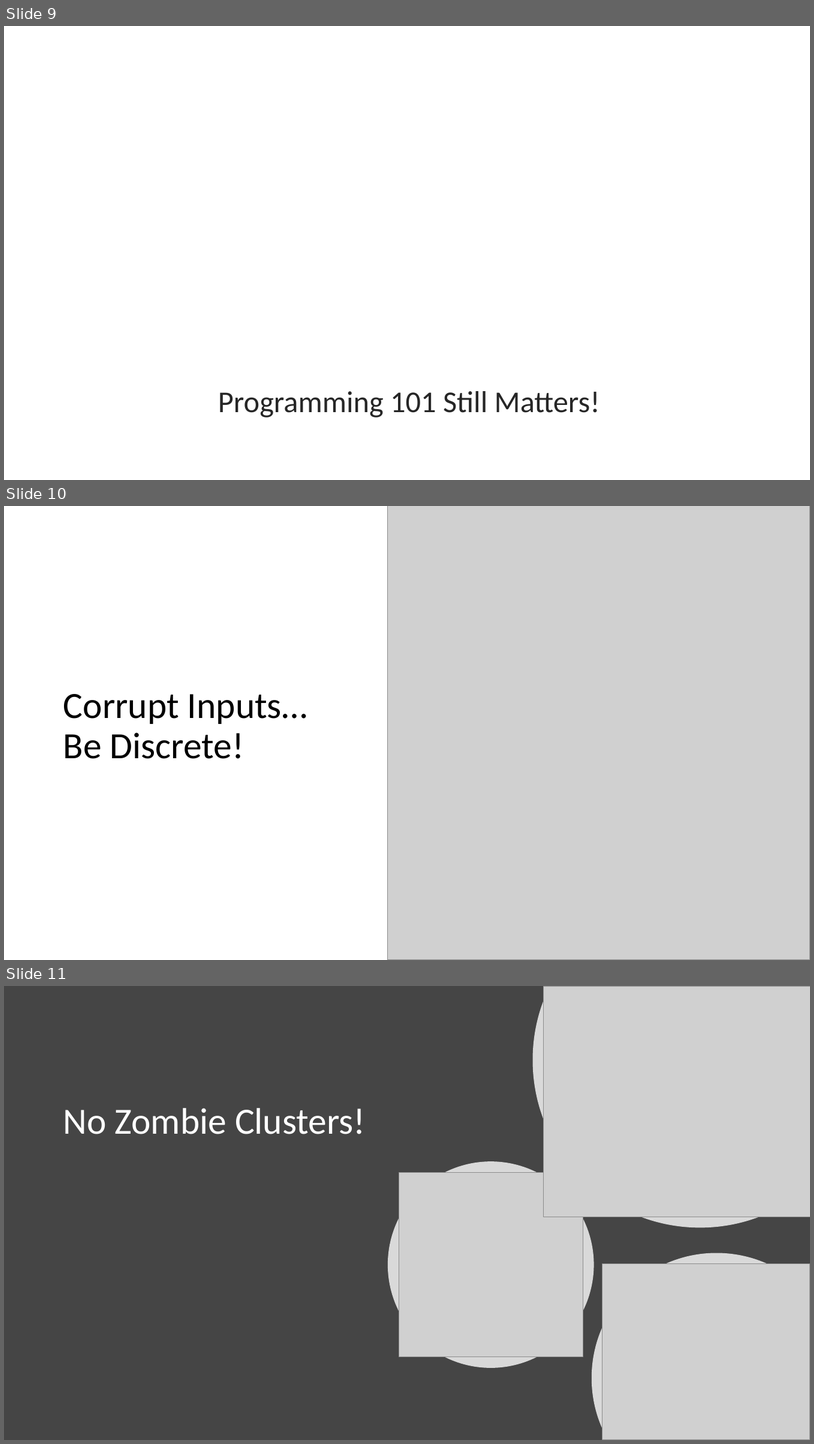
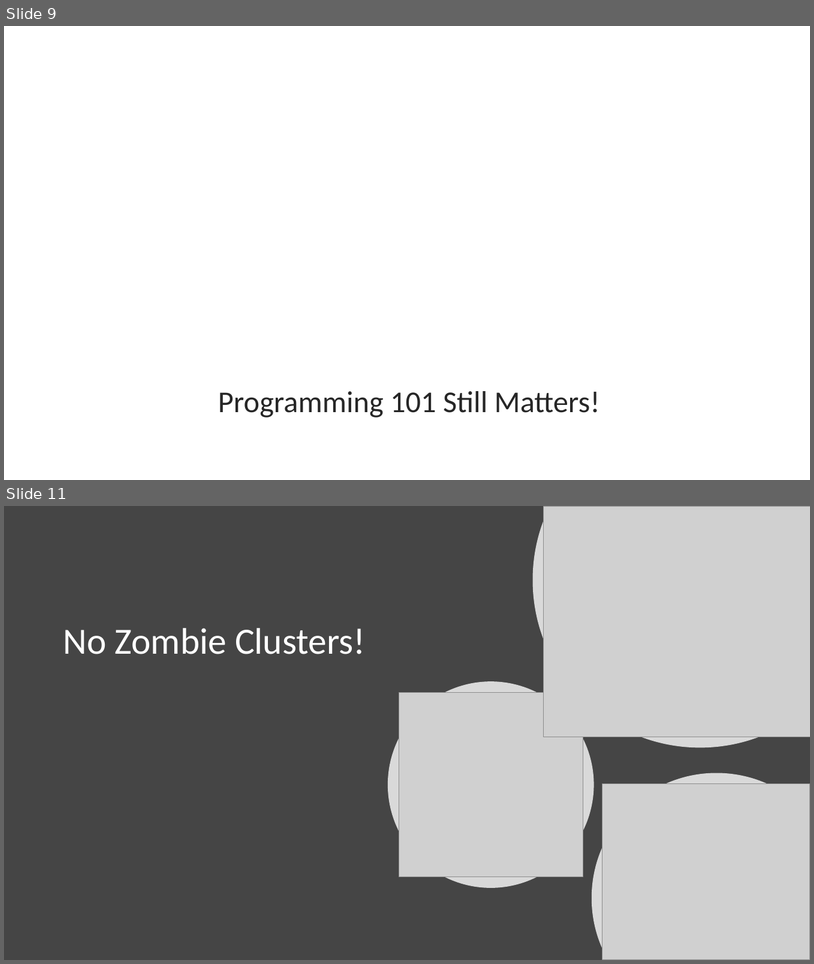
Before and after one commit to jplane/ato-databricks, a slide deck: Azure Databricks - Notes From the Field.pptx. Shown one above the other, each under a label of ours: slides 9, 10 and 11 before the commit, slides 9 and 11 after it; the slides between them are not shown. The pictures are 814x1444 and 814x964 pixels, drawn with LibreOffice and Linux fonts; fonts in the diff are those of the drawing; grey boxes stand for pictures; background and template pictures are left out. Boxes give left, top, right and bottom in pixels: in the first picture for what was removed or moved away, otherwise in the second. Text is boxed around its words. In the diff, an @@ line names an element or a change of style, - is before the commit and + after.

```diff
--- a/Azure Databricks - Notes From the Field.pptx
+++ b/Azure Databricks - Notes From the Field.pptx
@@ slide 10 removed at (4, 506, 810, 960), background picture (left out) @@
@@ picture removed at (387, 506, 810, 960) @@
@@ title removed at (63, 694, 308, 759) @@
-Corrupt Inputs…
-Be Discrete!
```
Also in this commit, not shown: 3 slides changed, 1 slide added.
